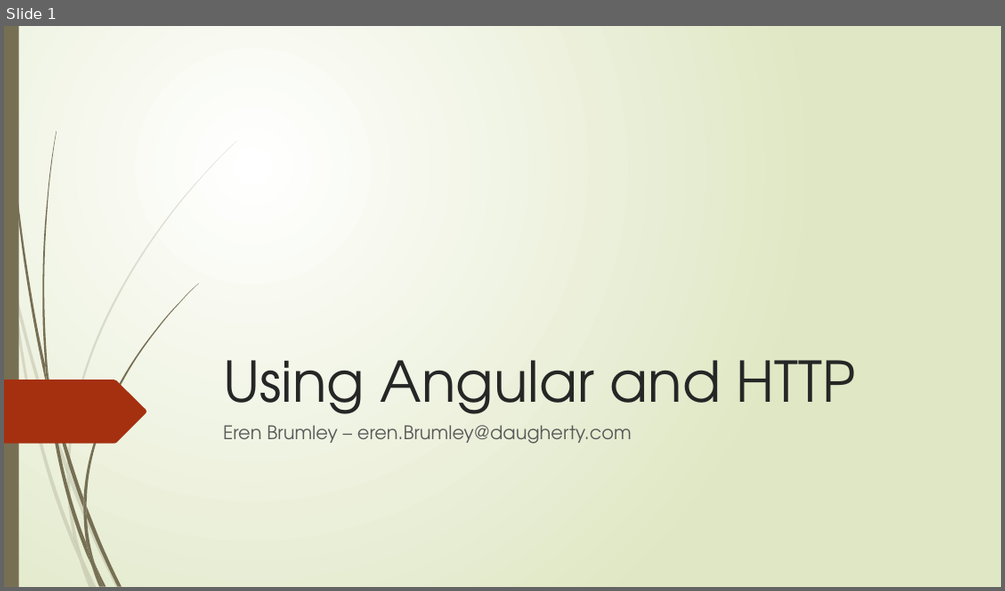
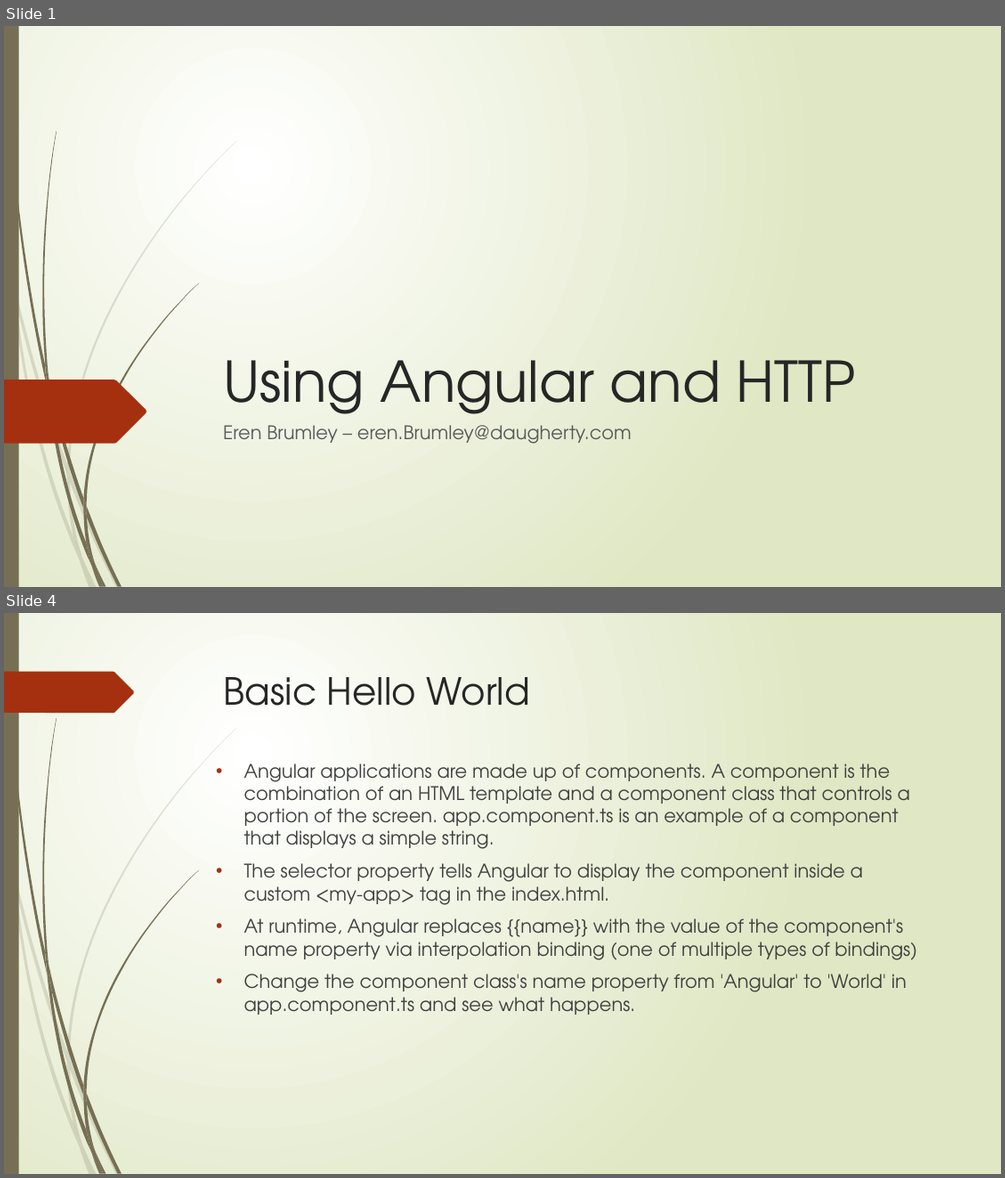
Before and after one commit to ebrumley-dbs/angular-pres, a slide deck: UsingAngularAndHTTP.pptx. Shown one above the other, each under a label of ours: slide 1 before the commit, slides 1 and 4 after it; the slides between them are not shown. The pictures are 1005x591 and 1005x1178 pixels, drawn with LibreOffice and Linux fonts; fonts in the diff are those of the drawing. Boxes give left, top, right and bottom in pixels: in the first picture for what was removed or moved away, otherwise in the second. Text is boxed around its words. In the diff, an @@ line names an element or a change of style, - is before the commit and + after.

Commit message:
update to ppt

```diff
--- a/UsingAngularAndHTTP.pptx
+++ b/UsingAngularAndHTTP.pptx
@@ slide 4 added at (4, 613, 1001, 1174), background gradient #FFFFFF to #DFE8C4; not listed: 23 template elements that a slide beside it also shows @@
@@ freeform shape added at (4, 672, 134, 713), fill #A53010 @@
@@ title added at (224, 677, 530, 706), 36 pt, text #262626 @@
+Basic Hello World
@@ text added at (244, 763, 917, 1014), 18 pt, text #404040 @@
+• Angular applications are made up of components. A component is the combination of an HTML template and a component class that controls a portion of the screen. app.component.ts is an example of a component that displays a simple string.
+• The selector property tells Angular to display the component inside a custom <my-app> tag in the index.html.
+• At runtime, Angular replaces {{name}} with the value of the component's name property via interpolation binding (one of multiple types of bindings)
+• Change the component class's name property from 'Angular' to 'World' in app.component.ts and see what happens.
```
Also in this commit, not shown: 9 other slides added, 1 other file.
